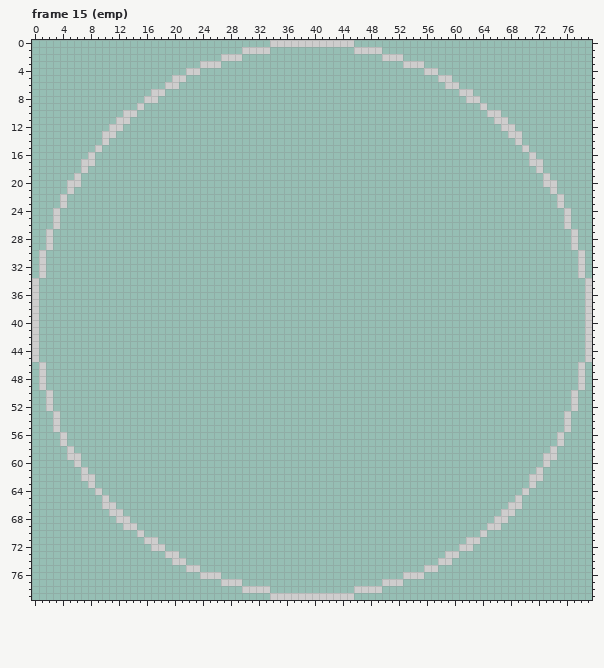
Edited in one commit: pixel-art file (ProjectFiles/Art/EMP_pulse.aseprite). Above: the version before the commit.
80x80 pixels, 16 frames. Shown: frame 15 (emp). The commit also changed other frames, which this record leaves out.
Now the later version:
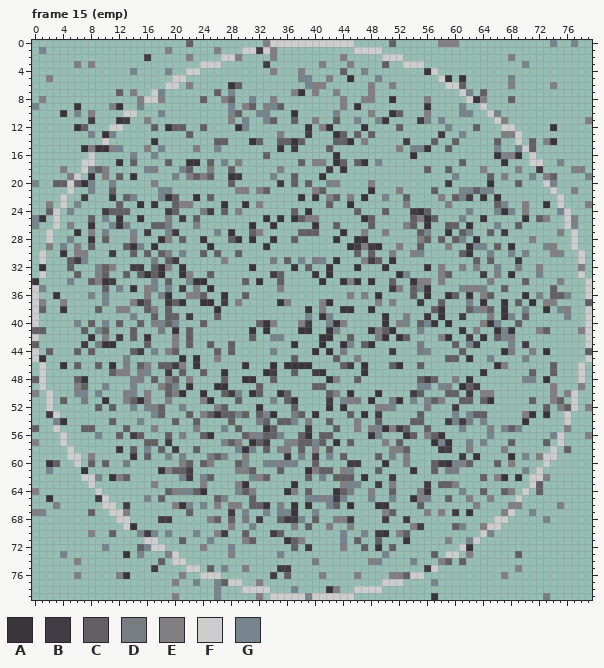
Palette (. is transparent): A #3a353b  B #423c44  C #626064  D #787d84  E #817f82  F #cecdcd  G #76848e
From old to new:
layer "pulse" now hidden
layer "explosion" added
layer "green explosion" added
layer "purple explosion" added
layer "blue explosion" added
layer "red explosion" added
Changed rows in their new state; - is an unchanged pixel.
Frame 15 (emp), layer "red explosion":
first column x 0:
 0 ----------------------C----------E-----------------C------EEE-------------G--G--
 1 -G-----------------E------E-----B-E---------------------------------------------
 2 ----------------B-----E------E----E---------E-----------------------E-----------
 3 ------E-E------------------------B-------E---E----C-------------------G---------
 4 --------------G----G--------------E---E-----C--G--------A-----------------------
 5 --E-----------------------------------GG--E--A---G---------A-A------G-----------
 6 ----------------------E-----AC---------GEE------E--E---------C------E-----E-----
 7 ------------C-E---G-------C-G--------EA-E--E----E-------------G-C---------------
 8 -E-------------E--E-----C--EC--G--E---------E--EE--A----E------AE---C-----------
 9 G-----A----EA--G------------G-EC-EGC--------E-A---------A----G------------------
10 ----A-G-E---------G---------GC--GG---A-----G----E--AC---E----GG---G-------------
11 --------B---AB--E-----------E-G--GC--C--E--C--G--GA----BG-G--------E-----------E
12 ------AC---------C-ACC--C----AG--------A-EA----A----C------G---C----------A-----
13 --------G-AG----------C------------E---B---AC-C-C---------B--G-----EE-----------
14 -----------------A--------CC---AC--CCAC----CCA-E-----B---C--C-----C----C-EA-----
15 -------AEAAEG---E-G----E--G--------A-B----C---------E-GGA--C------G--G-C--------
16 --------------G--G---------------C---------A----------A-----------AGEA----------
17 ------------A-C----C--AA-C-G-E--------C-EE-AC-CA-G-----------C-----A-------G----
18 ----E---GCE-----GE---GC--E--C------E------B-A-----------C--C----E----E--B----EE-
19 -----E--A-E-C-A-----G-ECEC--AB----G--C---A------------------G----C-E---G-EC----G
20 G--CC-CAG--G-----E----------C------B-C-C--GE----E----------B-----A---C----G-----
21 --------G--C------GG---------EE-EC------EC------A---E----C---GGCGG-----------E--
22 -------B---A-CG---GAC--A-C------------A-A-EC-E-A--G--C----E-CGB-A-A-------------
23 --E---G-----C--A-A--CEE----A--A-E---------C--A-------E-----E------CG--E--A-----E
24 --C--G----BCCC-----BC---DB-C-E-------C-A------C---C---BAC-----G---GAG-E----G----
25 GA------C-G-A--A---E-B-C---------A-A-ACEE------AC-----CEAC---G--A-----A-CE---E--
26 G----E--A--GAD---CCD---E-------A--A-----A--C----C----EC-A--CC-A---G--C-------G--
27 ------A-E-G---G-B--GB-----G-A--CE-----CCC---A--E--E----CG--A-CG--C-B-------E----
28 -----G--A-C---E---AE-C--A---CA-A--A--C-----A--AA-------EC-C-CG-A-------E--------
29 --E-G-E-C----CAG-A-------A-------A-----------ABEBA--E--C---E--AGG-C-A----GE-----
30 ----A-EE---B--C-C-CE-G--C-C--C----------------C-C--E--EG-----CA--G--G-G---EG----
31 -----CBG---------D-CB------E------D-C-G-DG-A---EBC-A-----------C-C---B----------
32 -A---C---GCE--BB-CAE-A---------A-----A-C--A---A---A-----A-E--E-E--G--E--E-----E-
33 ------C--EC--C-CACA--AE--C--------BC----A-A---------AG----EC----B-E-A---G-------
34 A----G--CEAB-----G-C--GAA-----C-A--C-----A--AEA-A--C--AEE-E------E----C----E----
35 -G--------C-G-A-EG-G-B-E-A---------E---------------BE-CGA----GEEG--C------C-----
36 ---A----G-G-----E-GA--EEC--A--C--------------E-E-A----C-A--AC-A-EC----A-G-CCG---
37 -E--E-----G---EBC--BCA--AA-B-E-----AE----EA------E-E---B--C---G-A--A-C-A-EE----C
38 -C--A----C--EE--CE-C------A------------A-E--AA--A--------CA---CGEC-A--G--A-GE---
39 --------------G--C-CC-B---C------------G-AG-------A--E--A-A--B---E-AG-C-----G---
40 ------G-C-G-C--C-EGCG---C-------CAE---EB--GAE-----A-EG-CGA-A----EAG--C----------
41 CC-----C-GC---C---D-A-C--------A-A----AA--AG----AECA---G-----A-E--AGA---EC----E-
42 --------A-E-B-C-A---E-C--------C--GG-----AA--C---DA-AC----EA--B-A-CGE-----------
43 C------B-DAA----C---E-C--C--C--------A---A--AG-CA------D----C-GB----G-B---------
44 --C---C-C-----CB-G-EC-----C-C-----G-----A-A-D------B---DG----C-----AD--E-A-----C
45 -A-----------G-------A-A--E----------C-----C--E------------CC-A--G----G---------
46 ----A-C--C-A-E-CE-CCBE-A------A---A-AAAA----CB-A---CA--C----------AE------C-----
47 -----------CEE-EG--B-C--C--A-----AB--C--BA-----A----------------A------C--C-----
48 C-----CA------GE-C-EC-E----C--AA--C-------AE--C--------CBC--E-A-------GG-A------
49 ------EC--G---G---ECG-A---AA----C-------CC-------------GG-GE-ACB----------E---E-
50 E-----GG-G---EG-E--CEA--A--CBG-AC--AC-----CE-A---A----BC---CC-B-EE--------E-E---
51 ----C--D--A--ECAE--E----EA---C----G-CA----B-GED-A--DA-G-GCE--CC-CA-----C--EC----
52 ---------C-C--G-GEC--G----EC----A----C----A-A----EEG----D---B------------C-EC--E
53 --B--------------GC---C-ECACCGC-CGA--DC-A----C-A-B-----C----G-GCC-----EA-A------
54 ---GA------C---G----C--C----C---DC-CCG-E--C---E--C----CC---BGBD-G-----A---------
55 C------CC----C---E-----E---G-C---AC----B---C--E-EGAEBC--C----G---E-GCG------E---
56 ---------G--C-BC---C-E--CA----CEGCCG--CA-CC-----AG---AC-ECA------G--------G----E
57 E---------------CC-B-------GCE-ACB--GECCGC-A-C----E-C----AGA--G-G---C----C------
58 ------------A-C-G-C-B--C-----GAG-C-EE-C-E-C--------EEC----BB--E----E--------C---
59 --------E-----A-C--G-G---DCG--E-----A-G-B-G-C----C-G-E-------B-A----A-G-E-------
60 --AC----C-C--D-------EC-CE---CG--GGEGG--C----BB---A--E---CBAGEC---C-E-----------
61 --G----A----------AECCB------EEC---C---AECC-EG---C----A--C-DD---------G---------
62 ---------G-AEC-------GB-GC-----GEC-----C-G-CCC-A---B------------C-EA-A---E------
63 -----------------E------E----EA------A------EGG--B-E----B-CCE-----------C-------
64 E------------------CEGGCA----GCE----AE-C---ACD--E--C---DA----G--C--CE---C-------
65 --A------B------G-C-------CG---C-------GGEGBG---G--G--AEG--C--E--E--------------
66 ---E---------B------EAG-G-E-EE-CCA-E-A-A--GC-A---AA----C-------E----EE-----E----
67 EG------C----E--------C-----B-G--G-GGA--G---------EC----E-E-B-A----E---G--------
68 ------------------BB-----EC-C-D-B--CBBG-C--EEB----B--B-------------------G------
69 --------------A-------------E--G-----E-C--E--E--------EB----CG--E---------------
70 --------E--C---GBG-G---G--EB--C---BC--------G--G-BA-EC-----------G--------------
71 ---------------------C---G----EC----ACE-----G-C--C---A-----E--G-----------------
72 ----------G----CG-------E---G--------C-B----E--C-A-C----------A-----------------
73 ----G--------A-G---E--------E------G--------------G------C----E------C----------
74 ------E-----------C---------------------D-------EG----G---EC-C------------------
75 -----------------B-------C-G--E----BB-------------------B------------E----------
76 ------E-----EA-------E------------B-C----E----E----EEC-------------E------------
77 --------------------E--G--GC----E------------------------G----------------------
78 --------------------------G----------G----AE------------------------------------
79 --------------------E-----G-----E------G-----------------A---------------D------
Pixel boxes of the changes (left, top, right, bottom) in both pictures:
changed: (32, 40, 592, 600)
